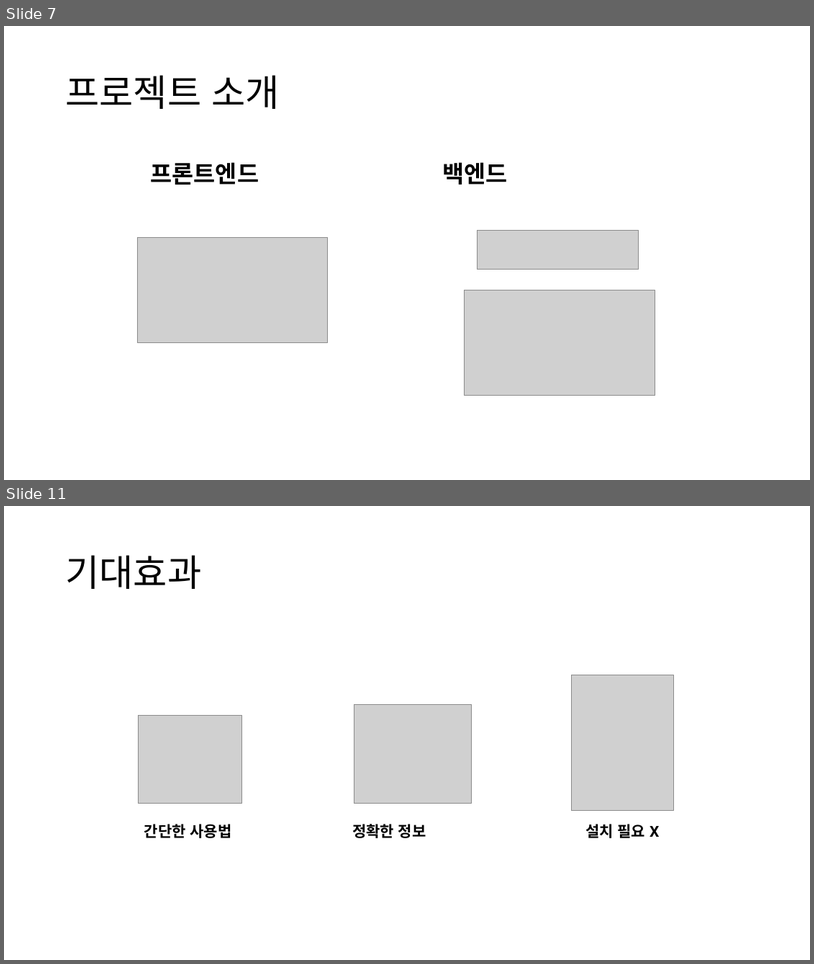
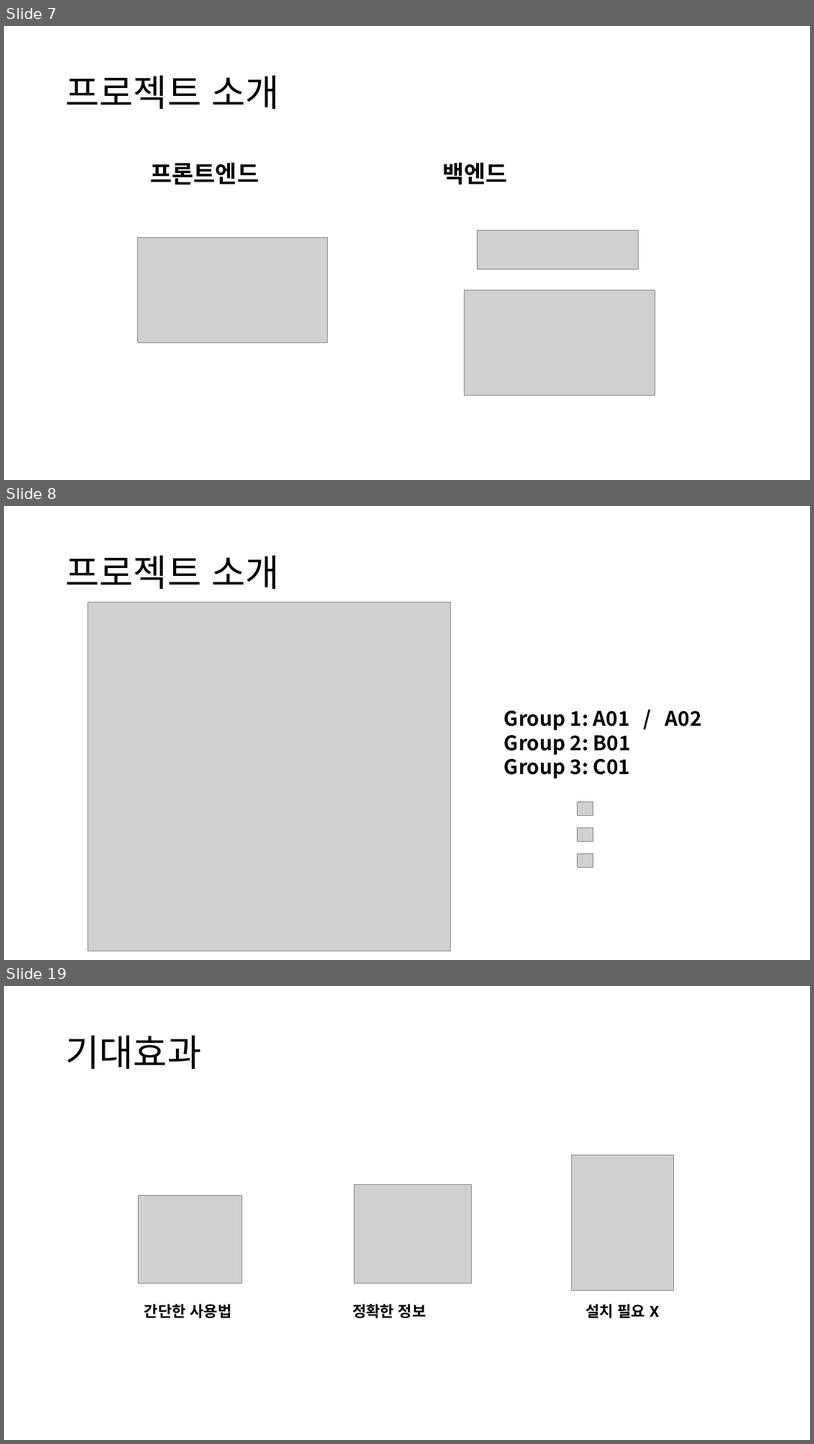
Before and after one commit to gichangee/chat-gpt-timetable, a slide deck: docs/중간발표자료.pptx. Shown one above the other, each under a label of ours: slides 7 and 11 before the commit, slides 7, 8 and 19 after it; the slides between them are not shown. The pictures are 814x964 and 814x1444 pixels, drawn with LibreOffice and Linux fonts; fonts in the diff are those of the drawing; grey boxes stand for pictures. Boxes give left, top, right and bottom in pixels: in the first picture for what was removed or moved away, otherwise in the second. Text is boxed around its words. In the diff, an @@ line names an element or a change of style, - is before the commit and + after.

```diff
--- a/docs/중간발표자료.pptx
+++ b/docs/중간발표자료.pptx
@@ slide 8 added at [4, 506, 810, 960], background #FFFFFF @@
@@ title added at [65, 555, 280, 589], 44 pt, text #000000 @@
+프로젝트 소개
@@ picture added at [88, 602, 451, 951] @@
@@ text added at [504, 710, 702, 778], 24 pt, text #000000, bold @@
+Group 1: A01 / A02
+Group 2: B01
+Group 3: C01
@@ picture added at [578, 801, 594, 815] @@
@@ picture added at [578, 827, 594, 841] @@
@@ picture added at [578, 853, 594, 867] @@
@@ what was slide 11 is now slide 19 @@
```
Also in this commit, not shown: 4 slides changed, 7 other slides added, 3 other files.
